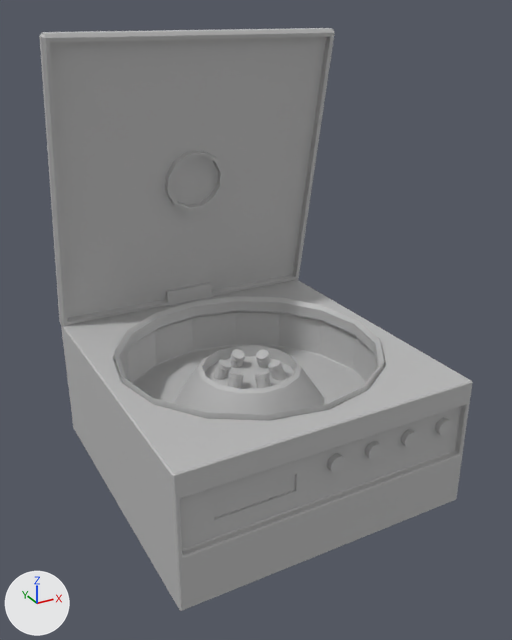
A saved change to the FBX model Team Seven Project/Assets/Meshes/Env_Centrifuge_01.fbx.
Before and after are seen from a 50 mm lens placed at (-0.491, -0.915, 0.723), pointed at (-0.003, -0.027, 0.278). Every picture has the same lights, and +X, +Y and +Z are marked at lower left. Where no turn or scale is listed for an object, it has been applied to the vertices. Vertices at the same position are counted once.

Names of what the first picture shows: 'Env_Centrifuge_01'.
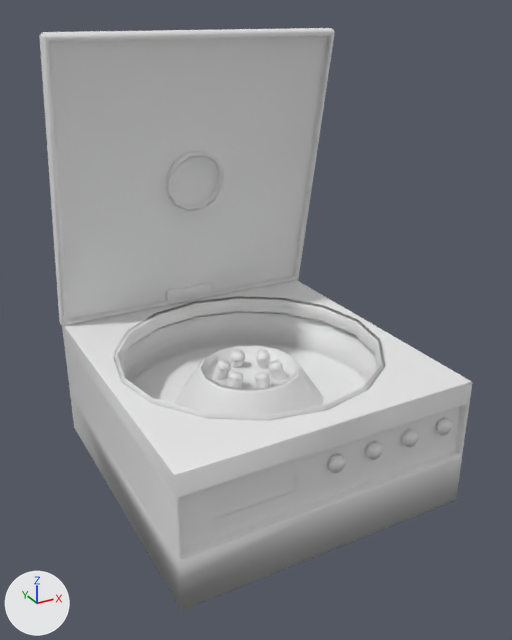
Where the newer file only moved an object's origin or applied its transform, the numbers keep the older frame.

Diff of the bpy script that builds the scene:
```diff
--- a/Team Seven Project/Assets/Meshes/Env_Centrifuge_01.fbx.py
+++ b/Team Seven Project/Assets/Meshes/Env_Centrifuge_01.fbx.py
@@ mat_centrifuge @@
+mat_centrifuge = principled_material('Centrifuge')
+mat_centrifuge.base_color = (0.831, 0.831, 0.831)  # white #ebebeb
@@ me_mesh @@
 # used by ob_env_centrifuge_01; location = (0.0, -0.252, 0.0)
-me_mesh.from_pydata(...)  # 1223 vertices, 1315 faces; spans x -0.244..0.244, y -0.002..0.518, z -0.002..0.693
+me_mesh.from_pydata(...)  # 1133 vertices, 1226 faces; spans x -0.244..0.244, y -0.002..0.518, z -0.002..0.693
+# me_mesh part 1: the loose piece of 8 vertices spanning x -0.045..0.045, y 0.487..0.518, z 0.216..0.243 is rebuilt with 24 vertices and now spans x -0.045..0.045, y 0.487..0.518, z 0.216..0.243, in mat_centrifuge (white #ebebeb)
+# me_mesh part 2
+# 106 vertices are removed from x -0.241..0.241, y 0.0..0.505, z -0.002..0.215
+# 153 faces are deleted
+# 44 new faces join them
+# me_mesh part 3: 1094 faces spanning x -0.244..0.244, y 0.0..0.507, z 0.105..0.693 switch from mat_lambert1 (grey #bcbcbc) to mat_centrifuge (white #ebebeb)
+# me_mesh part 4: 62 faces spanning x -0.239..0.239, y -0.002..0.507, z -0.002..0.215 switch from mat_lambert20 (grey #bcbcbc) to mat_centrifuge (white #ebebeb)
+# me_mesh part 5: the surface is now shaded smooth
```

Changed parts and their boxes (x1, y1, x2, y2) in the pictures (512 x 640 px):
'Env_Centrifuge_01', reshaped
    before: (39, 28, 473, 611)
    after: (39, 28, 472, 610)
part 1 of me_mesh, rebuilt (8% shorter)
    before: (166, 283, 212, 306)
    after: (166, 283, 211, 304)
part 2 of me_mesh, cut back
    before: (61, 280, 473, 611)
    after: (62, 280, 470, 610)
part 3 of me_mesh, recoloured
    both: (39, 28, 452, 473)
part 4 of me_mesh, recoloured
    both: (128, 312, 472, 610)
